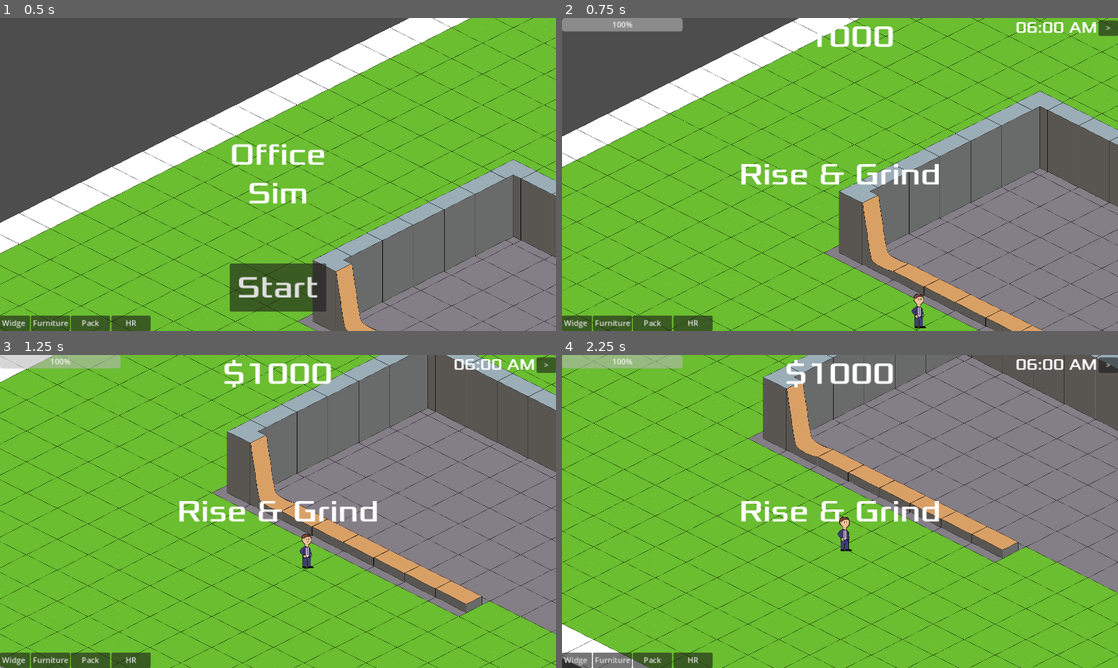
Above: before the commit, frames 1-4 (two rows, left to right).
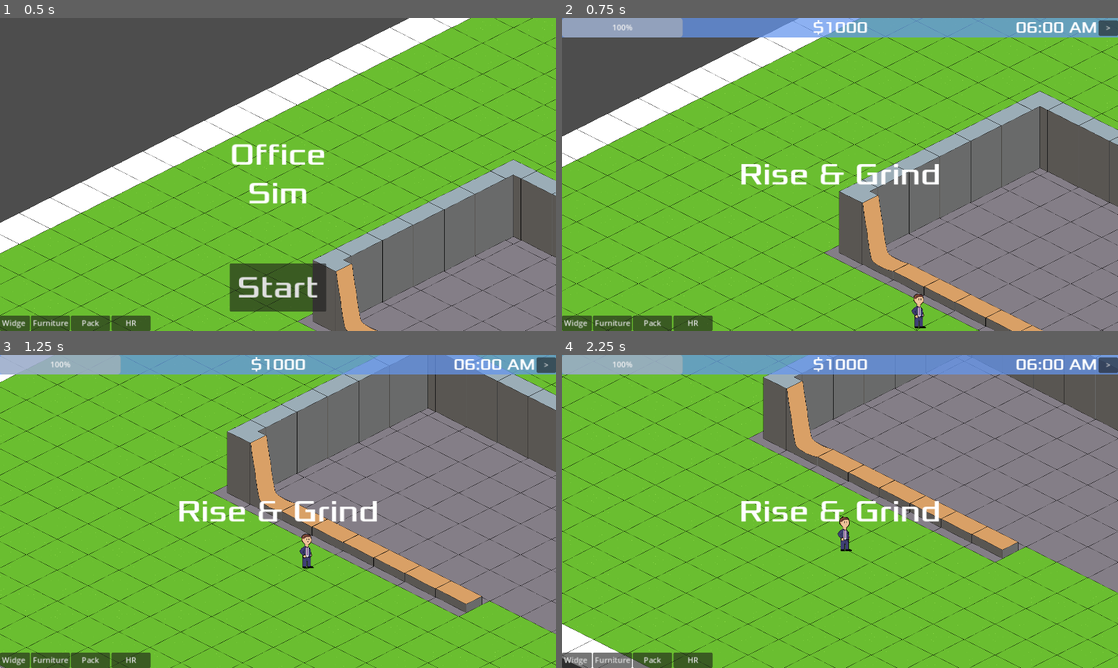
Above: after the commit, the same moments.

Repository: Final-Parsec/office-sim
Game: Godot game, scene res://main.tscn
Same seed, same stepped clock (60 frames per second), same inputs: the game is played once before the commit and once after it.
Inputs (mouse positions are in pixels of both pictures, inside the frame that each line leads up to):
- Up to frame 1 (0.5 s): no input
- Up to frame 2 (0.75 s): click "Start" at 0.5 s
- Up to frame 3 (1.25 s): no input
- Up to frame 4 (2.25 s): move the mouse to (962, 495) at 1.27 s; hold Right (move_right) 1.28-2.03 s; click (962, 495) at 1.35 s; move the mouse to (728, 527) at 2.02 s; hold S (move_down) from 2.03 s (still down); click (728, 527) at 2.1 s

Frame 1 is identical in both runs. In frame 2, 6.3% of the frame differs, in the area x 0-100%, y 0-11%; in frame 3, 6.3%; in frame 4, 6.3%.

Commit message:
better looking top bar that doesn't clash with introducing drive bar

Diff:
--- a/game/hud.gd
+++ b/game/hud.gd
@@ -51,6 +51,7 @@
 func update_time(time):
 	if !$AccelerateTimeButton.visible:
 		$AccelerateTimeButton.visible = true
+		$TopBarBackground.visible = true
 
 	var meridiem_suffix = "AM" if time < 12 * 60 else "PM"
 	var hour = time / 60 if time < 12 * 60 else (time / 60 - 12)
@@ -104,6 +105,8 @@
 func _ready() -> void:
 	$AccelerateTimeButton.visible = false
 	$CommutePanel.visible = false
+	$DriveProgressBar.visible = false
+	$TopBarBackground.visible = false
 
 func update_drive_points(drive_points) -> void:
 	$DriveProgressBar.visible = true
--- a/game/hud.tscn
+++ b/game/hud.tscn
@@ -22,16 +22,21 @@
 [node name="HUD" type="CanvasLayer"]
 script = ExtResource("1_0jbru")
 
+[node name="TopBarBackground" type="ColorRect" parent="."]
+offset_right = 1152.0
+offset_bottom = 41.0
+color = Color(0.392157, 0.584314, 0.929412, 0.733333)
+
 [node name="NetWorthLabel" type="Label" parent="."]
 anchors_preset = 5
 anchor_left = 0.5
 anchor_right = 0.5
-offset_left = -22.5
-offset_right = 22.5
-offset_bottom = 78.0
+offset_left = -22.0
+offset_right = 23.0
+offset_bottom = 39.0
 grow_horizontal = 2
 theme_override_fonts/font = ExtResource("1_3xhbu")
-theme_override_font_sizes/font_size = 64
+theme_override_font_sizes/font_size = 32
 horizontal_alignment = 1
 vertical_alignment = 1
 
@@ -136,7 +141,7 @@
 text = "HR"
 
 [node name="HRPanel" type="Panel" parent="."]
-visible = false
+offset_top = 58.0
 offset_right = 1152.0
 offset_bottom = 616.0
 script = ExtResource("4_lgdrw")
@@ -144,7 +149,7 @@
 [node name="TabContainer" type="TabContainer" parent="HRPanel"]
 layout_mode = 0
 offset_right = 1152.0
-offset_bottom = 616.0
+offset_bottom = 558.0
 current_tab = 1
 
 [node name="Recruiting" type="Control" parent="HRPanel/TabContainer"]
@@ -227,9 +232,8 @@
 text = ">"
 
 [node name="DriveProgressBar" type="ProgressBar" parent="."]
-visible = false
 offset_right = 250.0
-offset_bottom = 27.0
+offset_bottom = 40.0
 
 [node name="CommutePanel" type="Panel" parent="."]
 visible = false
